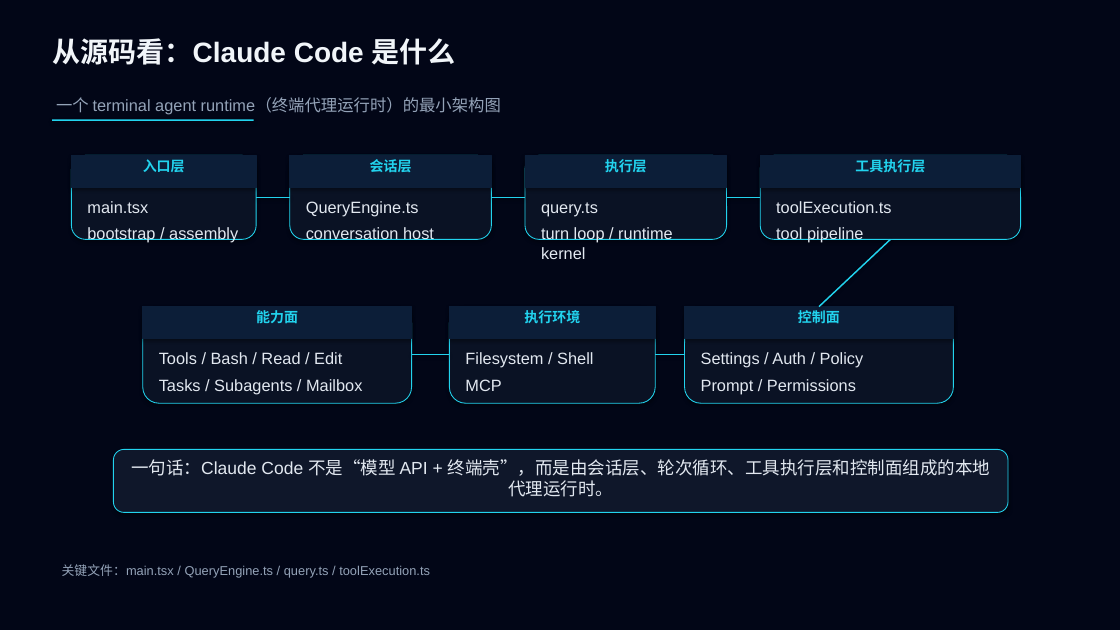
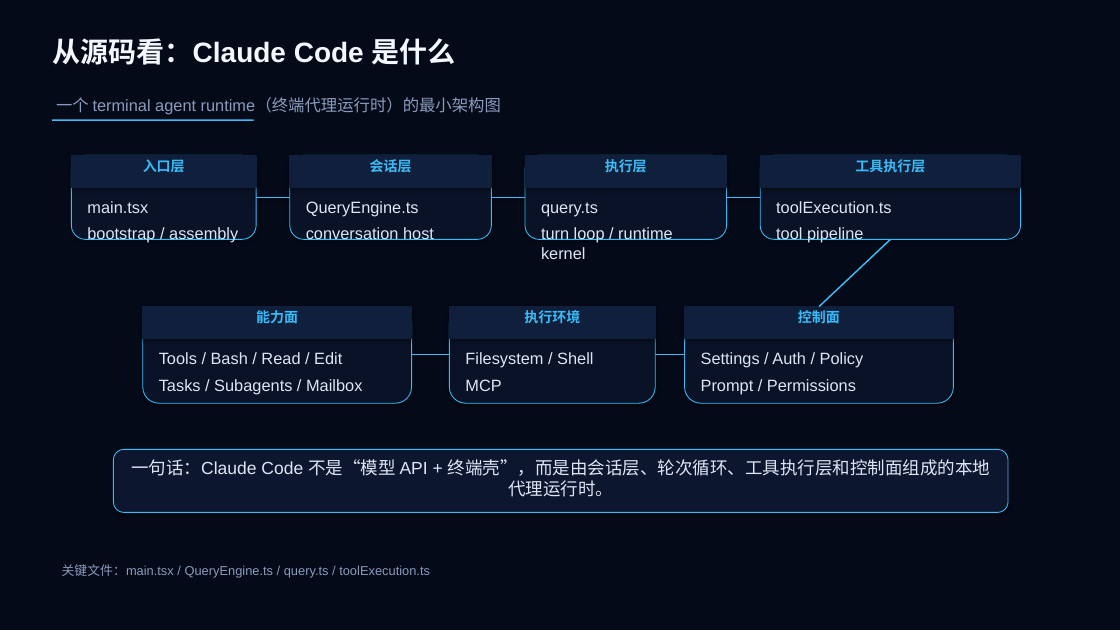
Before and after one commit to boboliu-1010/ccode, a slide deck: slide 4 of docs/zh/09-Claude Code 使用技巧与注意事项.pptx. Drawn at 1120x630 pixels with LibreOffice and Linux fonts; fonts in the diff are those of the drawing. Boxes give left, top, right and bottom in pixels: in the first picture for what was removed or moved away, otherwise in the second. Text is boxed around its words. In the diff, an @@ line names an element or a change of style, - is before the commit and + after.

Commit message:
Refine presentation color theme

```diff
--- a/docs/zh/09-Claude Code 使用技巧与注意事项.pptx
+++ b/docs/zh/09-Claude Code 使用技巧与注意事项.pptx
@@ background #020617 to #040A18 @@
@@ rectangle at (x1=52, y1=119, x2=254, y2=121): fill #22D3EE to #38BDF8 @@
@@ text "一个 terminal agent runtime（终端代理运行时）的最小架构图" at (x1=56, y1=97, x2=501, y2=114): text colour #94A3B8 to #899CBE @@
@@ line (256, 197) - (290, 197): stroke #22D3EE 1.25 pt to #38BDF8 1.25 pt @@
@@ line (492, 197) - (525, 197): stroke #22D3EE 1.25 pt to #38BDF8 1.25 pt @@
@@ line (727, 197) - (760, 197): stroke #22D3EE 1.25 pt to #38BDF8 1.25 pt @@
@@ line (891, 239) - (819, 307): stroke #22D3EE 1.25 pt to #38BDF8 1.25 pt @@
@@ text colour #22D3EE to #38BDF8; fill #0C1E38 to #0F1F3C; outline #0C1E38 0.75 pt to #0F1F3C 0.75 pt in 7 elements at (x1=71, y1=155, x2=256, y2=187), (x1=290, y1=155, x2=492, y2=187), (x1=525, y1=155, x2=727, y2=187), (x1=760, y1=155, x2=1021, y2=187), (x1=143, y1=307, x2=412, y2=339), (x1=450, y1=307, x2=655, y2=339), (x1=685, y1=307, x2=954, y2=339) @@
@@ fill #0A1224 to #091226; outline #22D3EE 0.75 pt to #38BDF8 0.75 pt in 7 elements at (x1=71, y1=155, x2=256, y2=239), (x1=290, y1=155, x2=492, y2=239), (x1=525, y1=155, x2=727, y2=239), (x1=760, y1=155, x2=1021, y2=239), (x1=143, y1=307, x2=412, y2=403), (x1=450, y1=307, x2=655, y2=403), (x1=685, y1=307, x2=954, y2=403) @@
@@ line (412, 355) - (450, 355): stroke #22D3EE 1.25 pt to #38BDF8 1.25 pt @@
@@ line (655, 355) - (685, 355): stroke #22D3EE 1.25 pt to #38BDF8 1.25 pt @@
@@ text colour #E2E8F0 to #DDE6F4 in 7 elements at (x1=87, y1=201, x2=238, y2=243), (x1=306, y1=201, x2=434, y2=240), (x1=541, y1=202, x2=673, y2=259), (x1=776, y1=201, x2=891, y2=243), (x1=159, y1=352, x2=362, y2=394), (x1=465, y1=352, x2=593, y2=391), (x1=701, y1=352, x2=864, y2=394) @@
@@ rounded rectangle "一句话：Claude Code 不是“模型 API + ..." at (x1=113, y1=450, x2=1008, y2=513): text colour #E2E8F0 to #DDE6F4; fill #0F172A to #0C162E; outline #22D3EE 0.75 pt to #38BDF8 0.75 pt @@
```
Also in this commit, not shown: 14 other slides changed, 1 other file.
